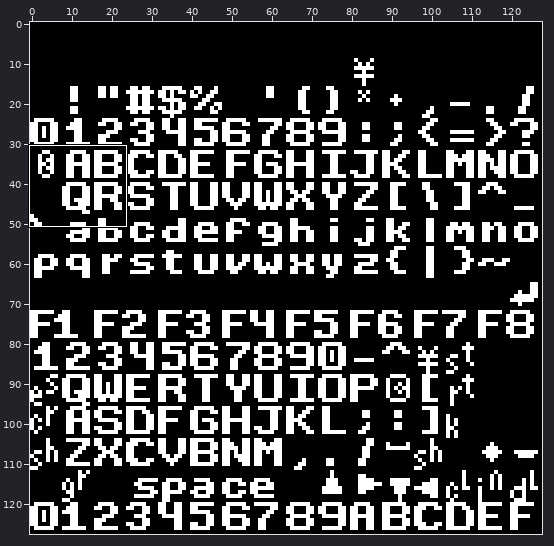
Pixel-art file -- images/font.aseprite. Above: a wide view before the commit, with the close-up outlined.
Close-up. Before the commit:
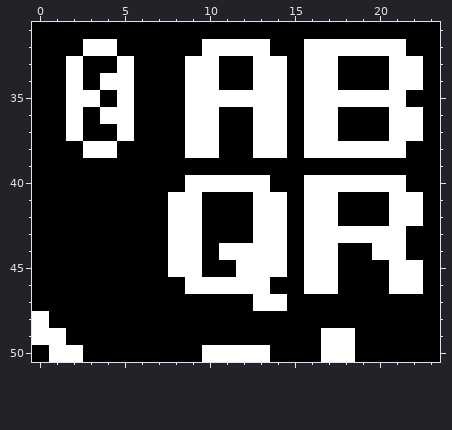
128x128 pixels, 1 frame. Shown: x 0..23, y 31..50. The commit also changed other parts of the picture, which this record leaves out.
New version:
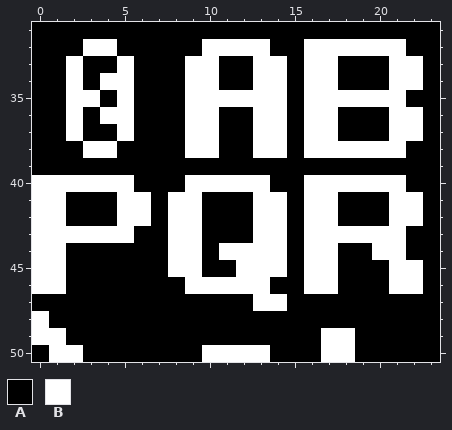
Palette (. is transparent): A #000000  B #ffffff
From old to new:
{"y":40,"x":0,"old":"AAAAAA","new":"BBBBBB"}
{"y":41,"x":0,"old":"AA","new":"BB"}
{"y":41,"x":5,"old":"AA","new":"BB"}
{"y":42,"x":0,"old":"AA","new":"BB"}
{"y":42,"x":5,"old":"AA","new":"BB"}
{"y":43,"x":0,"old":"AAAAAA","new":"BBBBBB"}
{"y":44,"x":0,"old":"AA","new":"BB"}
{"y":45,"x":0,"old":"AA","new":"BB"}
{"y":46,"x":0,"old":"AA","new":"BB"}
{"label":"changed","picture_box":[32,175,151,294]}
